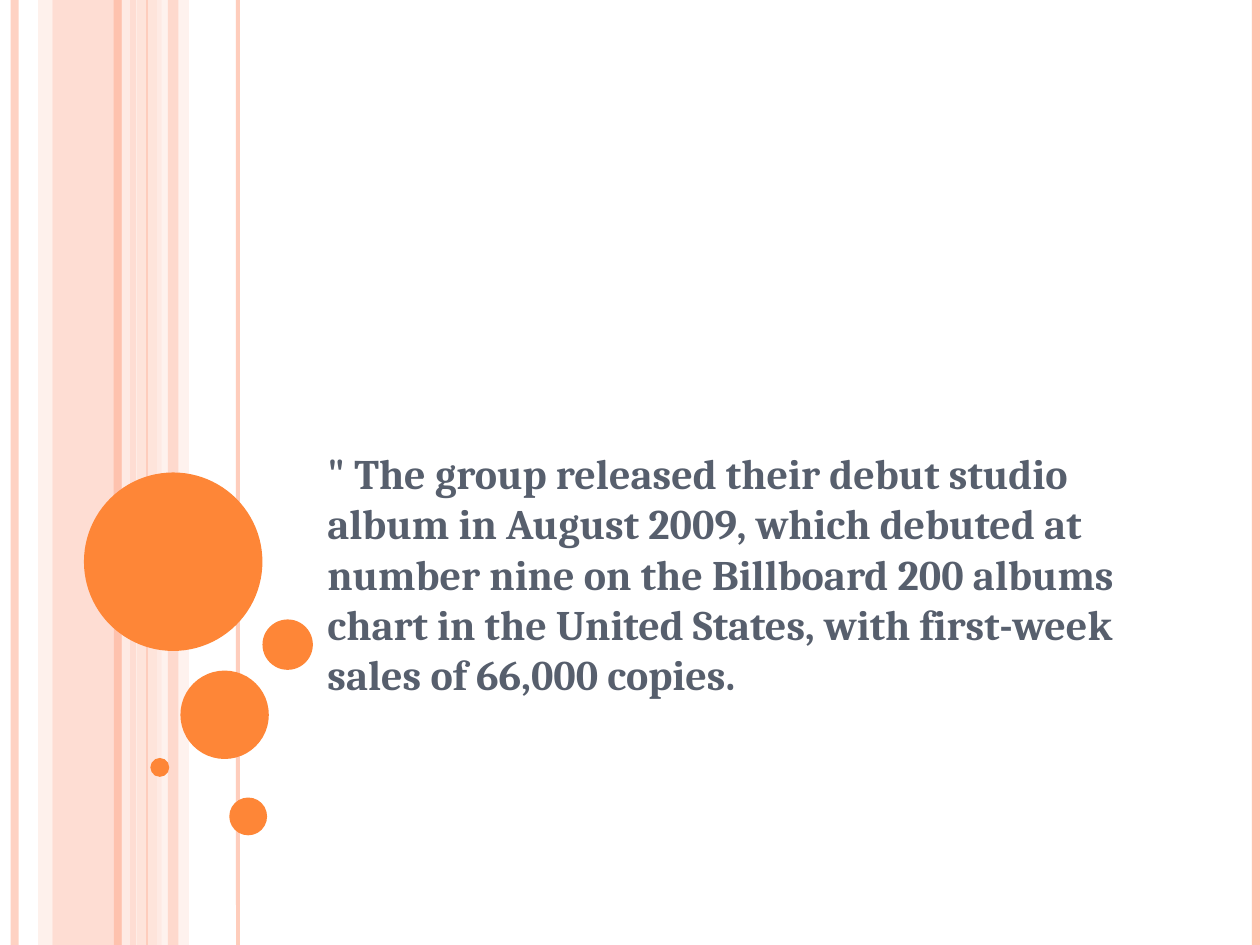
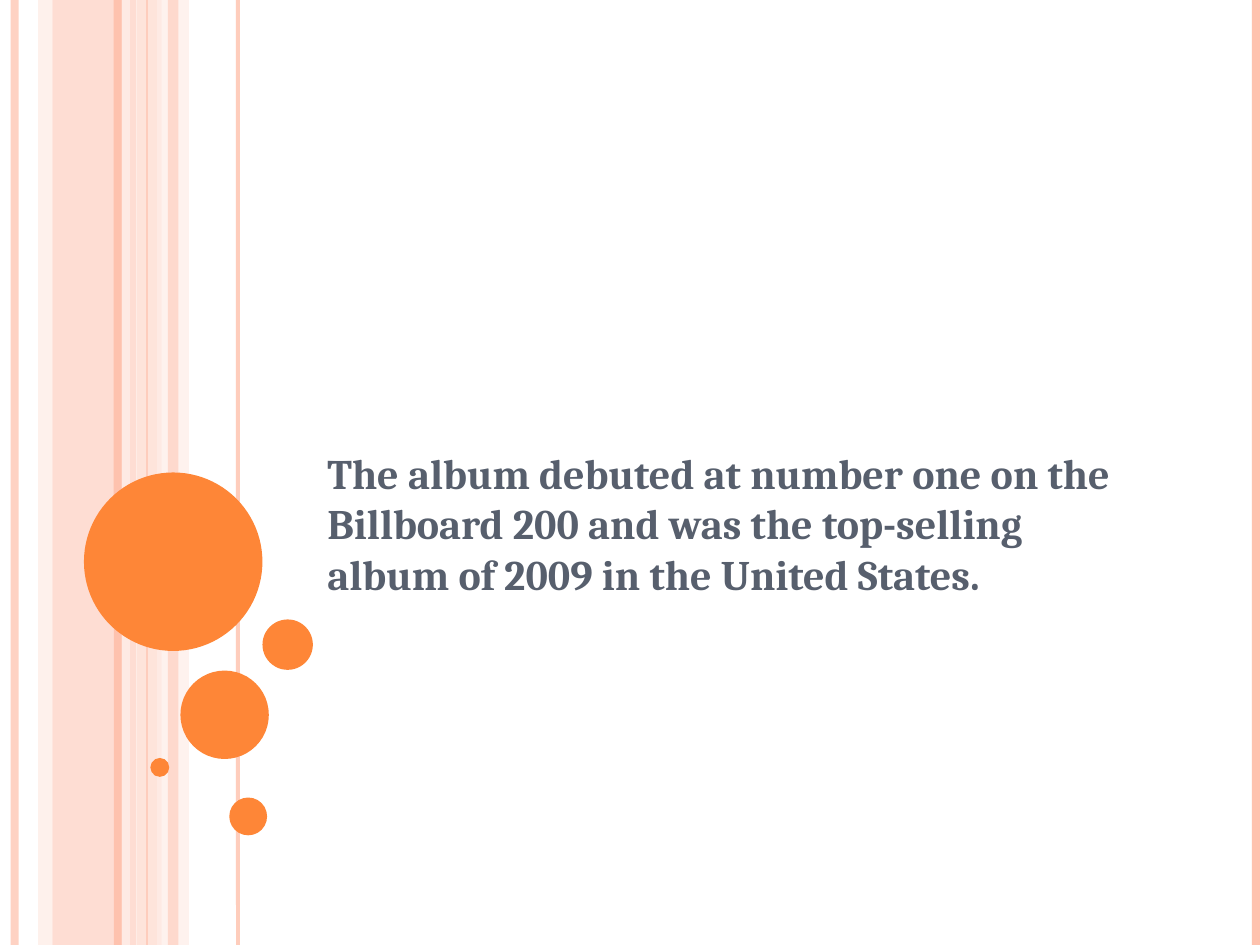
Before and after one commit to surabhi5/instant-ppt, a slide deck: slide 99 of output.pptx (slide 76 before the commit). Drawn at 1260x945 pixels with LibreOffice and Linux fonts; fonts in the diff are those of the drawing. Boxes give left, top, right and bottom in pixels: in the first picture for what was removed or moved away, otherwise in the second. Text is boxed around its words. In the diff, an @@ line names an element or a change of style, - is before the commit and + after.

```diff
--- a/output.pptx
+++ b/output.pptx
@@ subtitle at (327, 460, 1110, 591): text changed @@
-" The group released their debut studio album in August 2009, which debuted at number nine on the Billboard 200 albums chart in the United States, with first-week sales of 66,000 copies.
+The album debuted at number one on the Billboard 200 and was the top-selling album of 2009 in the United States.
```
Also in this commit, not shown: 27 other slides changed, 85 slides added, 55 slides removed, 1 other file.
